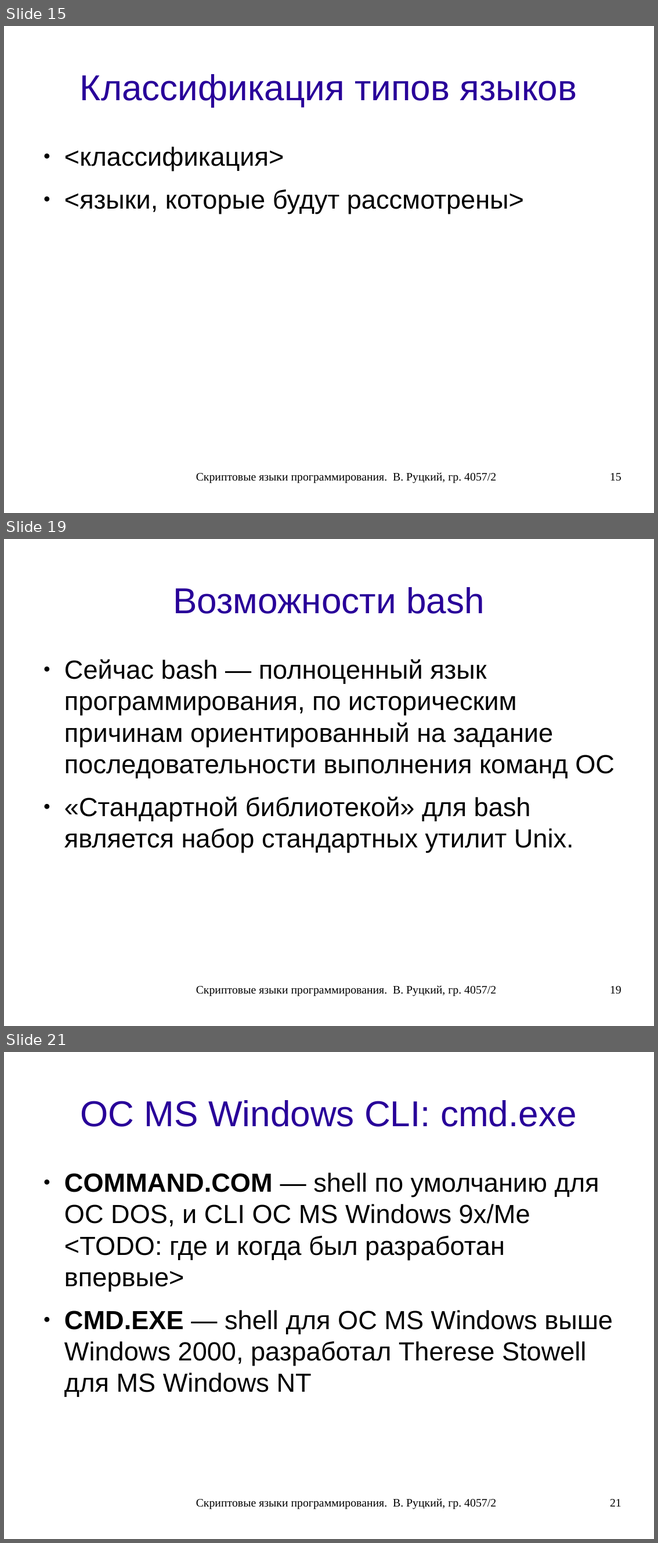
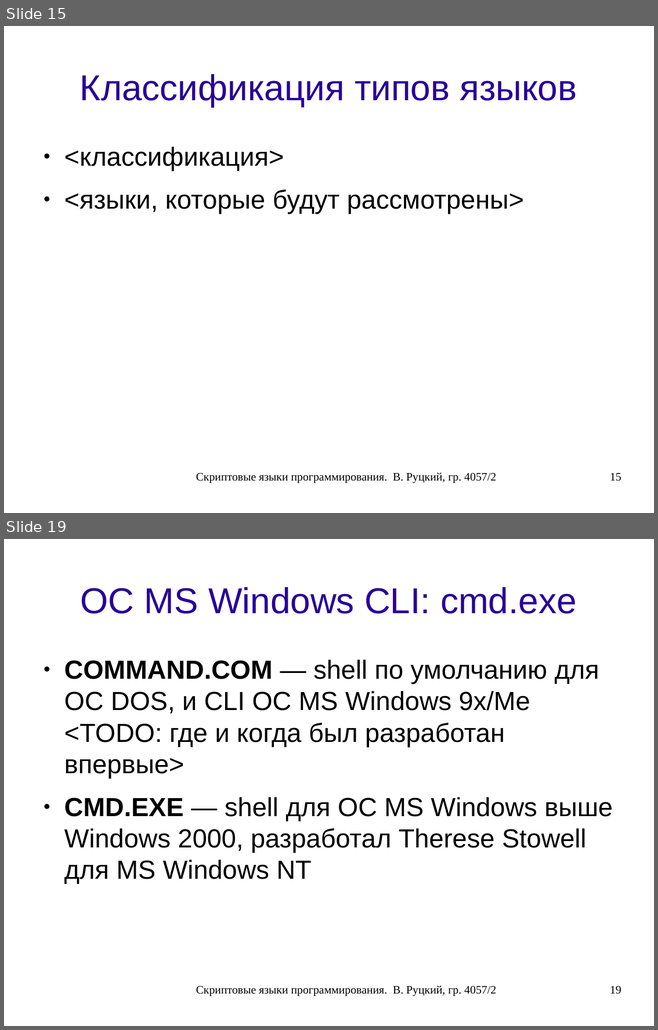
Before and after one commit to rutsky/semester07, a slide deck: Operation_systems/scripting_languages/40572_Rutsky_Scripting_languages.odp. Shown one above the other, each under a label of ours: slides 15, 19 and 21 before the commit, slides 15 and 19 after it; the slides between them are not shown. The pictures are 658x1543 and 658x1030 pixels, drawn with LibreOffice and Linux fonts; fonts in the diff are those of the drawing. Boxes give left, top, right and bottom in pixels: in the first picture for what was removed or moved away, otherwise in the second. Text is boxed around its words. In the diff, an @@ line names an element or a change of style, - is before the commit and + after.

Commit message:
Scripting languages presentation: Bash part.

```diff
--- a/Operation_systems/scripting_languages/40572_Rutsky_Scripting_languages.odp
+++ b/Operation_systems/scripting_languages/40572_Rutsky_Scripting_languages.odp
@@ slide 19 removed at (4, 539, 654, 1026), background #FFFFFF @@
@@ title removed at (173, 587, 484, 614) @@
-Возможности bash
@@ text removed at (64, 659, 614, 853) @@
-● Сейчас bash — полноценный язык программирования, по историческим причинам ориентированный на задание последовательности выполнения команд ОС
-● «Стандартной библиотекой» для bash является набор стандартных утилит Unix.
@@ text removed at (196, 986, 496, 997) @@
-Скриптовые языки программирования. В. Руцкий, гр. 4057/2
@@ page number removed at (610, 986, 621, 994) @@
-19
@@ what was slide 21 is now slide 19 @@
@@ page number at (610, 986, 621, 994): text changed @@
-21
+19
```
Also in this commit, not shown: 3 slides changed, 1 slide added, 2 other slides removed.
